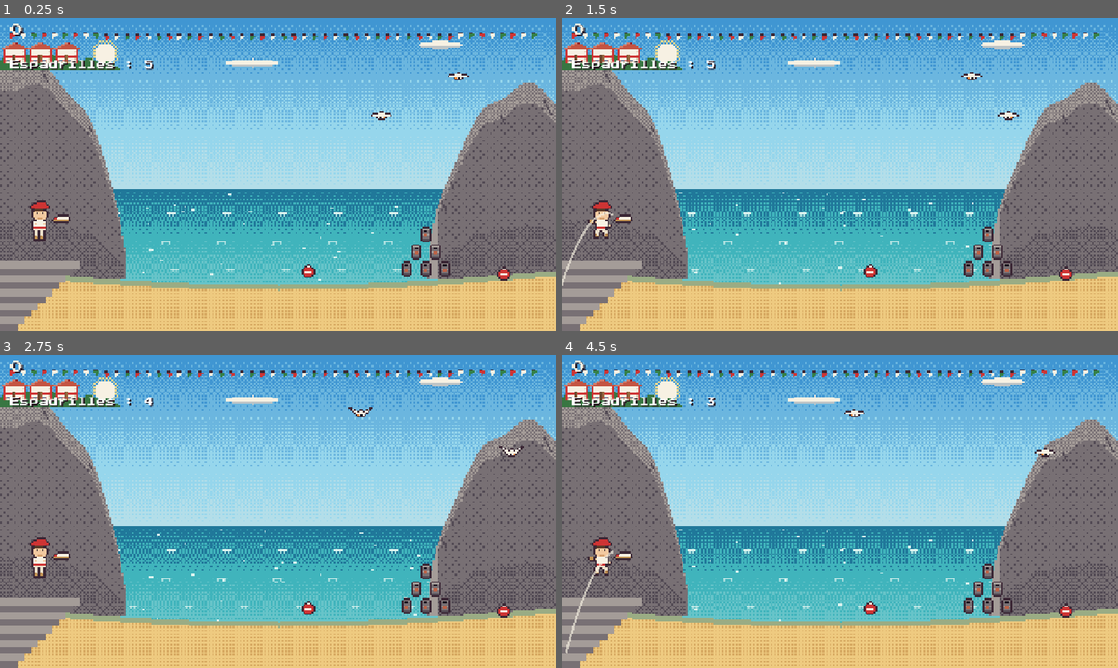
Above: before the commit, frames 1-4 (two rows, left to right).
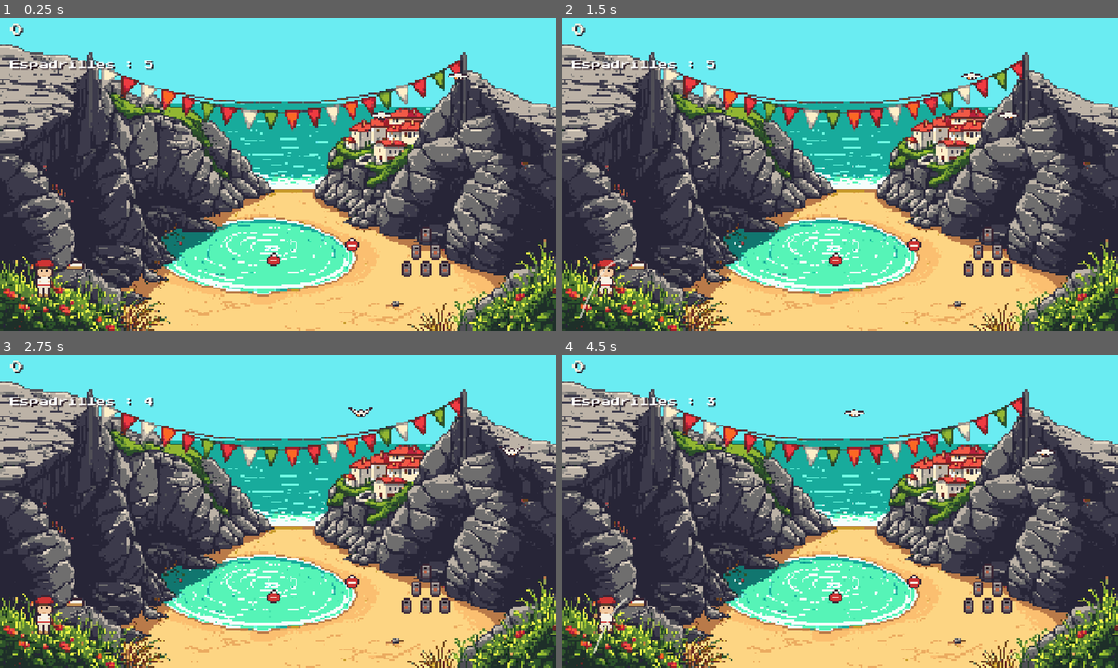
Above: after the commit, the same moments.

Repository: julienott/miarritze
Game: Godot game, scene res://src/challenges/espadrille/espadrille.tscn
Two runs of this game, one before a commit and one after it. Both use one fixed random seed, a clock stepped at 60 frames per second and the inputs below. This scene is started directly instead of the project's main scene.
Inputs (mouse positions are in pixels of both pictures, inside the frame that each line leads up to):
- Up to frame 1 (0.25 s): no input
- Up to frame 2 (1.5 s): tap Enter at 0.5 s; move the mouse to (962, 158) at 0.52 s; click (962, 158) at 0.67 s; tap Space at 0.77 s; drag from (728, 190) to (812, 237) at 1.27 s
- Up to frame 3 (2.75 s): move the mouse to (333, 442) at 2.02 s; click (333, 442) at 2.17 s
- Up to frame 4 (4.5 s): drag from (812, 574) to (673, 464) at 2.77 s; move the mouse to (1006, 558) at 3.52 s; click (1006, 558) at 3.67 s; tap Space at 3.77 s; drag from (673, 464) to (756, 433) at 4.27 s

The runs differ from the first frame. In frame 1, 90% of the frame differs, in the area x 0-100%, y 0-100%; in frame 2, 90%; in frame 3, 90%; in frame 4, 90%.

Commit message:
feat: décors Retro Diffusion (pixel art dédié) + eau ré-animée
- tools/gen_rd.py : appels API Retro Diffusion (clé locale .rd_api_key, gitignorée)
- tools/rd_post.py : détection des pixels d'eau + étincelles en 3 frames
  (l'animation de la mer est conservée avec PixelBg)
- 7 décors remplacés : plage, surf (Villa Belza au couchant), port,
  rocher (statue + passerelle en arches), crique du Port Vieux,
  carte du hub (île illustrée), menu ; le Phare reste procédural
- recalage gameplay : ponton de pêche, bouées/lanceur du Port Vieux,
  boutons du hub posés sur les nouveaux monuments

Co-Authored-By: Claude Fable 5 <noreply@anthropic.com>
Claude-Session: https://claude.ai/code/session_01FJjP4PboXtDyvuDVFYTiia

Diff:
--- a/src/challenges/espadrille/espadrille.gd
+++ b/src/challenges/espadrille/espadrille.gd
@@ -5,7 +5,7 @@
 ## Cibles : boîtes de conserve, bouées, mouettes chapardeuses (mobiles).
 ## FSM : Aim, Charge, Throw, Resolve.
 
-const _LAUNCH_POS: Vector2 = Vector2(118.0, 452.0)
+const _LAUNCH_POS: Vector2 = Vector2(150.0, 560.0)
 
 @export var throws_total: int = 5
 @export var power_scale: float = 3.4
@@ -32,7 +32,7 @@
 	_throws_left = throws_total
 
 	_player = LouisSprite.new()
-	_player.position = Vector2(60.0, 508.0 - LouisSprite.FEET_Y)
+	_player.position = Vector2(70.0, 640.0 - LouisSprite.FEET_Y)
 	add_child(_player)
 	_player.play(&"idle")
 
@@ -67,8 +67,8 @@
 			_add_target("can", Vector2(920.0 + j * 44.0 + i * 22.0, 560.0 - i * 40.0),
 				box_points, Vector2.ZERO)
 	# bouées dans l'eau
-	_add_target("buoy", Vector2(690.0, 566.0), buoy_points, Vector2.ZERO)
-	_add_target("buoy", Vector2(1140.0, 572.0), buoy_points, Vector2.ZERO)
+	_add_target("buoy", Vector2(610.0, 540.0), buoy_points, Vector2.ZERO)
+	_add_target("buoy", Vector2(790.0, 505.0), buoy_points, Vector2.ZERO)
 	# mouettes chapardeuses
 	_add_target("gull", Vector2(820.0, 210.0), gull_points, Vector2(120.0, 0.0))
 	_add_target("gull", Vector2(1050.0, 120.0), gull_points, Vector2(-90.0, 0.0))
--- a/src/challenges/fishing/fishing.gd
+++ b/src/challenges/fishing/fishing.gd
@@ -5,9 +5,9 @@
 ## relâcher pour la faire redescendre. Jauge vert / orange / rouge.
 ## FSM : Cast, Bite, Reel, Slack, Snap, Landed.
 
-const _DOCK_Y: float = 592.0
-const _LOUIS_X: float = 90.0
-const _BOBBER_HOME: Vector2 = Vector2(720.0, 470.0)
+const _DOCK_Y: float = 604.0
+const _LOUIS_X: float = 400.0
+const _BOBBER_HOME: Vector2 = Vector2(660.0, 440.0)
 
 @export var cast_duration: float = 0.8
 @export var bite_delay_min: float = 0.6
@@ -119,7 +119,7 @@
 			_tension_fill.color = Color(0.3, 0.85, 0.3)
 		_progress_fill.size.x = 596.0 * clampf(_progress, 0.0, 1.0)
 		# le bouchon se rapproche du ponton avec la progression
-		_bobber.position = _BOBBER_HOME.lerp(Vector2(220.0, 540.0), _progress)
+		_bobber.position = _BOBBER_HOME.lerp(Vector2(230.0, 560.0), _progress)
 	else:
 		_bobber.position = _BOBBER_HOME + Vector2(0.0, 3.0 * sin(_bob_time * 2.0))
 	# fil de pêche : de la canne au bouchon
--- a/src/hub/hub.gd
+++ b/src/hub/hub.gd
@@ -3,12 +3,12 @@
 ## son monument (positions calées sur bg_hub, échelle x4).
 
 const _PLACES: Array[Dictionary] = [
-	{"id": &"beach_run", "title": "Grande Plage", "pos": Vector2(540, 200)},
-	{"id": &"surf", "title": "Côte des Basques", "pos": Vector2(600, 620)},
-	{"id": &"fishing", "title": "Port des Pêcheurs", "pos": Vector2(560, 340)},
-	{"id": &"rock_crossing", "title": "Rocher de la Vierge", "pos": Vector2(300, 400)},
-	{"id": &"espadrille", "title": "Port Vieux", "pos": Vector2(560, 490)},
-	{"id": &"lighthouse", "title": "Le Phare", "pos": Vector2(1080, 170)},
+	{"id": &"beach_run", "title": "Grande Plage", "pos": Vector2(380, 240)},
+	{"id": &"surf", "title": "Côte des Basques", "pos": Vector2(1060, 600)},
+	{"id": &"fishing", "title": "Port des Pêcheurs", "pos": Vector2(860, 540)},
+	{"id": &"rock_crossing", "title": "Rocher de la Vierge", "pos": Vector2(360, 566)},
+	{"id": &"espadrille", "title": "Port Vieux", "pos": Vector2(610, 620)},
+	{"id": &"lighthouse", "title": "Le Phare", "pos": Vector2(1010, 140)},
 ]
 
 @onready var _player_label: Label = %PlayerLabel
Binary file changed: assets/sprites/bg_beach_0.png
Binary file changed: assets/sprites/bg_beach_1.png
Binary file changed: assets/sprites/bg_beach_2.png
Binary file changed: assets/sprites/bg_espadrille_0.png
Binary file changed: assets/sprites/bg_espadrille_1.png
Binary file changed: assets/sprites/bg_espadrille_2.png
Binary file changed: assets/sprites/bg_fishing_0.png
Binary file changed: assets/sprites/bg_fishing_1.png
Binary file changed: assets/sprites/bg_fishing_2.png
Binary file changed: assets/sprites/bg_hub_0.png
Binary file changed: assets/sprites/bg_hub_1.png
Binary file changed: assets/sprites/bg_hub_2.png
(and 12 more such lines)
